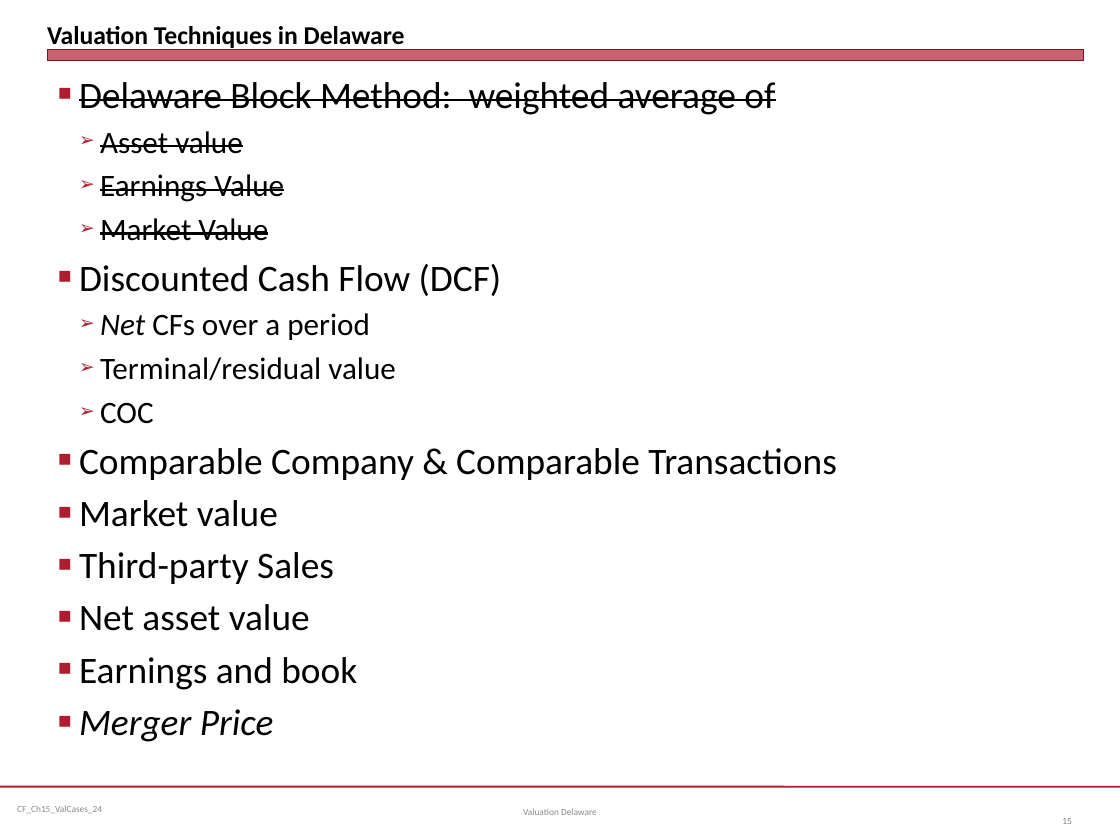
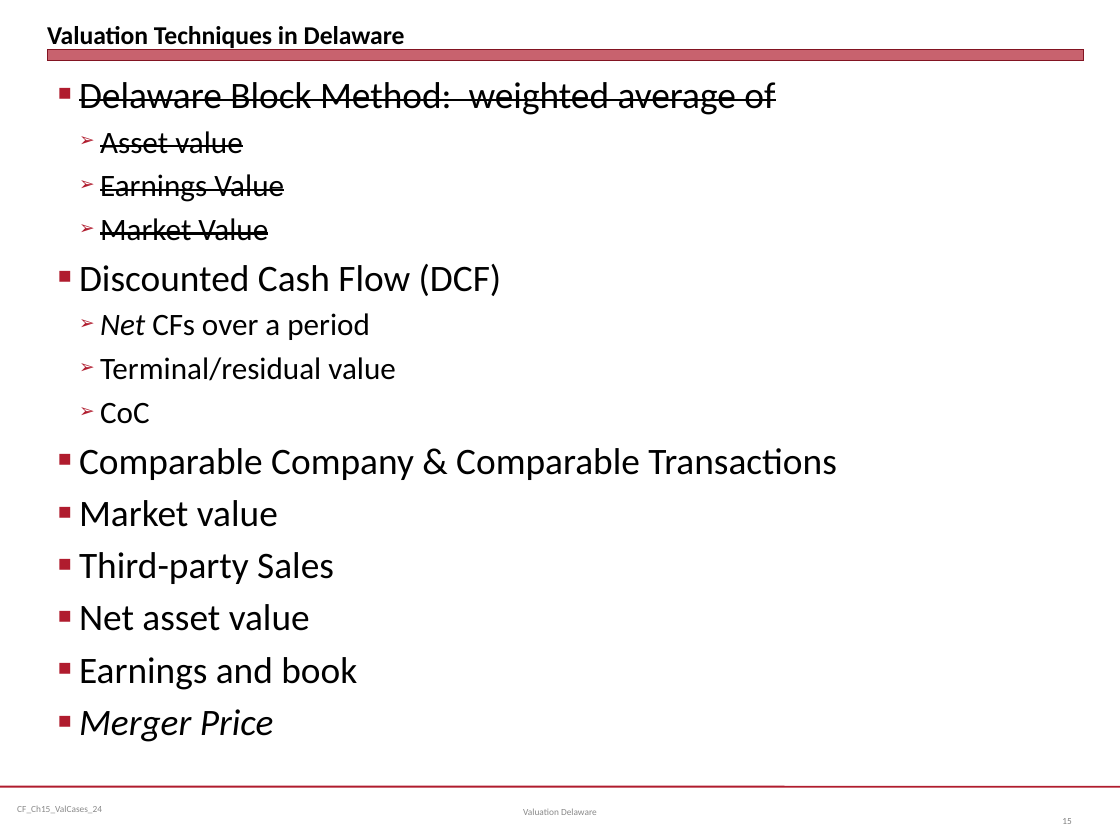
Before and after one commit to jmc877/Corporate-Finance, a slide deck: slide 15 of slides/CF_Ch15_ValCases_24.pptx. Drawn at 1120x840 pixels with LibreOffice and Linux fonts; fonts in the diff are those of the drawing. Boxes give left, top, right and bottom in pixels: in the first picture for what was removed or moved away, otherwise in the second. Text is boxed around its words. In the diff, an @@ line names an element or a change of style, - is before the commit and + after.

```diff
--- a/slides/CF_Ch15_ValCases_24.pptx
+++ b/slides/CF_Ch15_ValCases_24.pptx
@@ text at box(100, 403, 150, 424): text changed @@
-  ➢ COC
+  ➢ CoC
```
Also in this commit, not shown: 7 other slides changed, 3 slides added, 3 slides removed.
